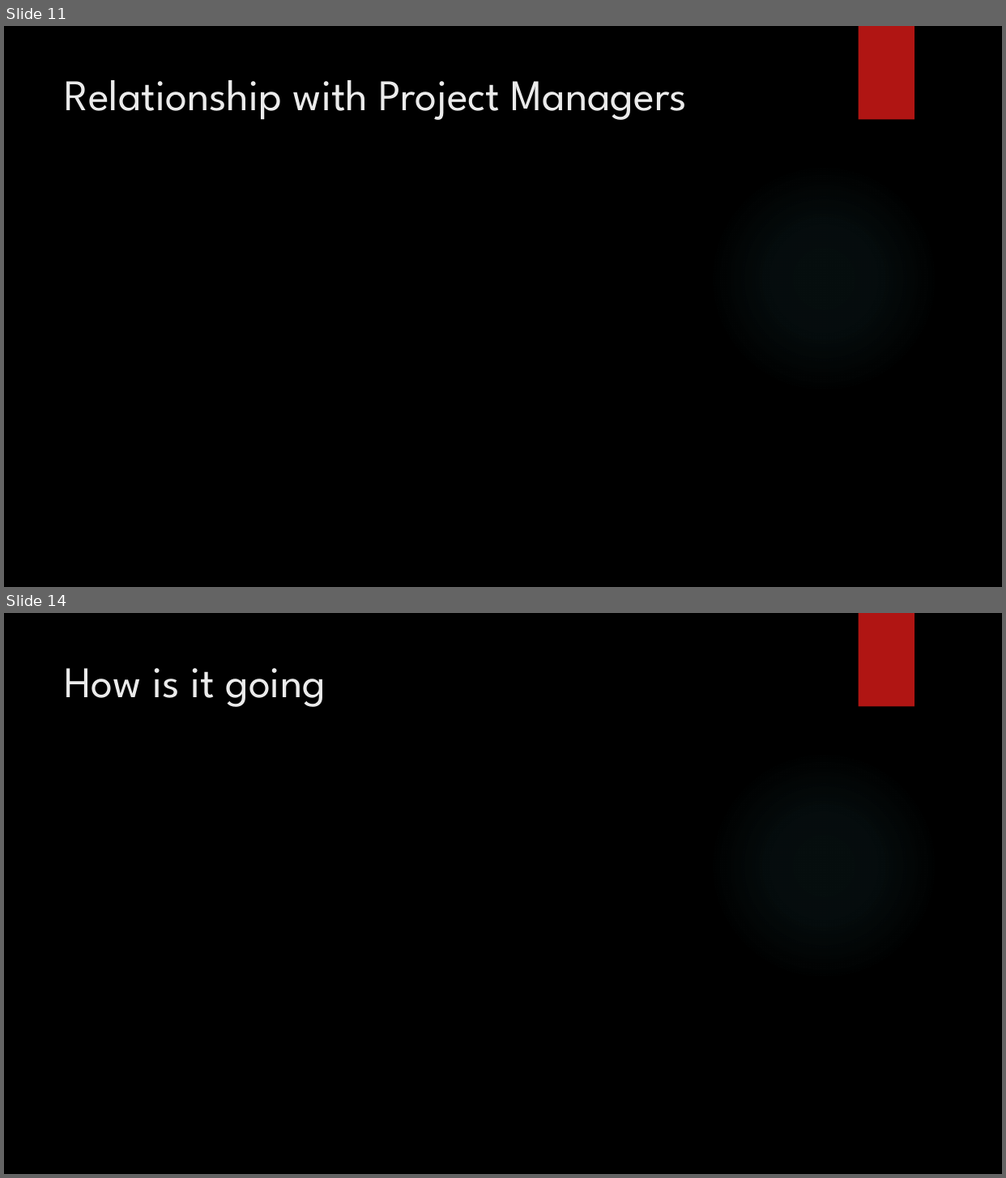
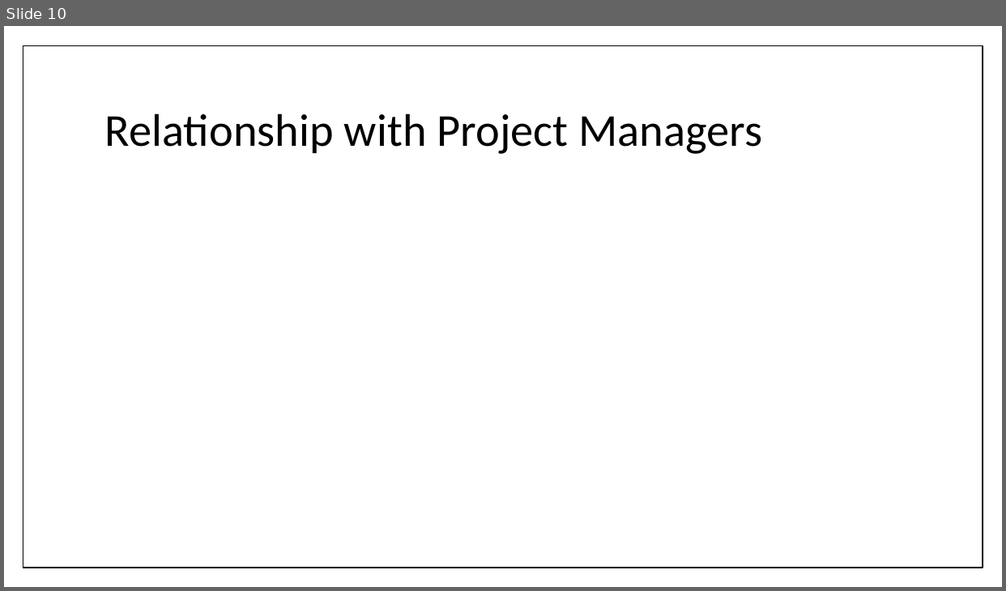
Before and after one commit to umdfeynman/umdfeynman, a slide deck: Work_In_Progress/CS/SPMP_Presentation.pptx. Shown one above the other, each under a label of ours: slides 11 and 14 before the commit, slide 10 after it; the slides between them are not shown. The pictures are 1006x1178 and 1006x591 pixels, drawn with LibreOffice and Linux fonts; fonts in the diff are those of the drawing; background and template pictures are left out. Boxes give left, top, right and bottom in pixels: in the first picture for what was removed or moved away, otherwise in the second. Text is boxed around its words. In the diff, an @@ line names an element or a change of style, - is before the commit and + after.

```diff
--- a/Work_In_Progress/CS/SPMP_Presentation.pptx
+++ b/Work_In_Progress/CS/SPMP_Presentation.pptx
@@ slide 14 removed at (4, 613, 1002, 1174), background picture (left out); not listed: 2 template elements that a slide beside it also shows @@
@@ title removed at (65, 668, 326, 707) @@
-How is it going
@@ what was slide 11 is now slide 10 @@
@@ slide 10 changed as well @@
@@ background picture (left out) to #FFFFFF @@
@@ rectangle added at (23, 46, 982, 568), fill #FFFFFF, outline #000000 1 pt @@
@@ rectangle removed at (859, 26, 914, 120) @@
@@ title "Relationship with Project Managers": place and size @@
-title "Relationship with Project Managers" at (65, 80, 687, 120)
+title "Relationship with Project Managers" at (105, 113, 762, 154)
@@ title "Relationship with Project Managers" at (105, 113, 762, 154): size 42 to 44 pt, font League Spartan to Calibri, text colour #EBEBEB to #000000; line spacing 1 to 0.9; vertical alignment top to middle @@
@@ ellipse removed at (709, 163, 939, 394) @@
```
Also in this commit, not shown: 7 other slides changed, 5 slides added, 5 other slides removed.
